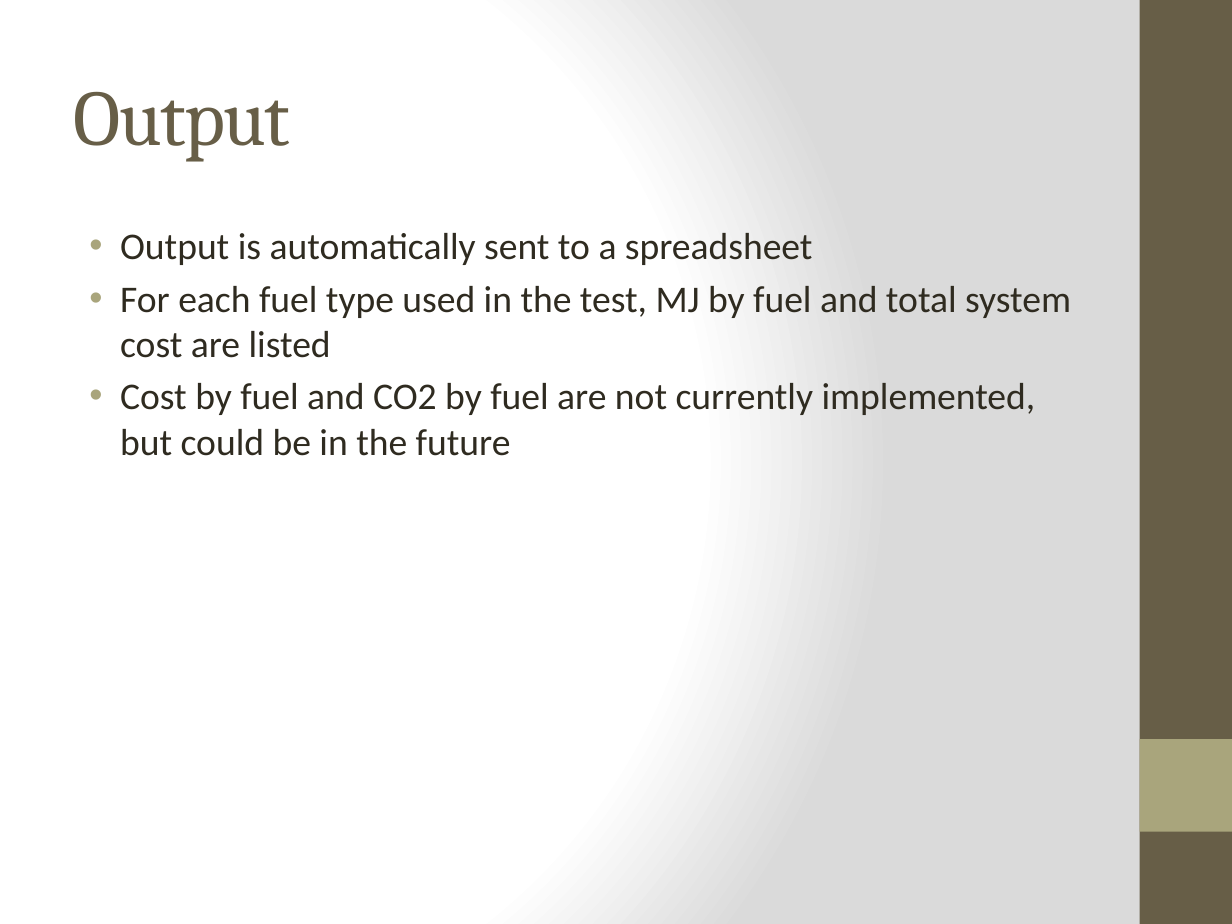
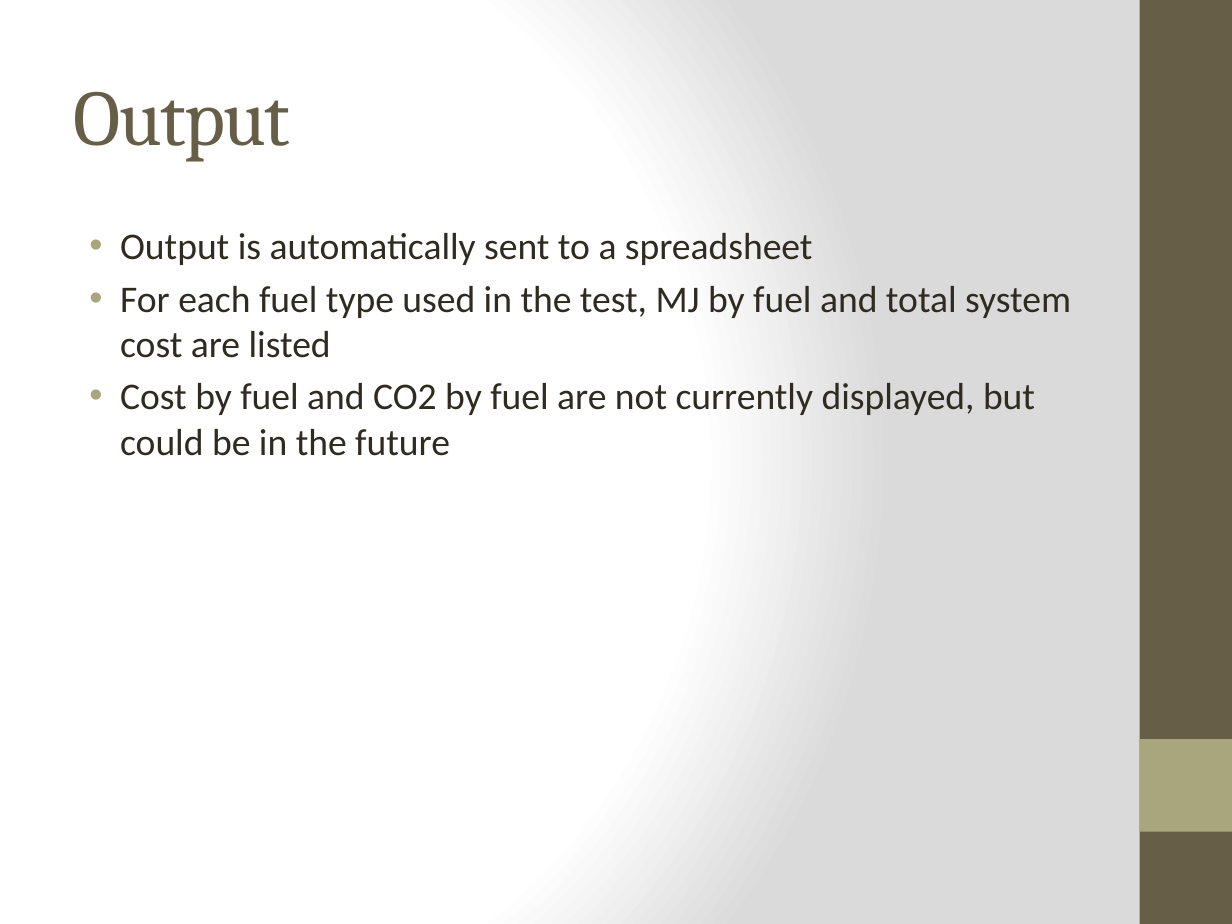
Before and after one commit to jtrobinson57/fscmodel-monte-carlo, a slide deck: slide 6 of fscmodel presentation 130618.pptx. Drawn at 1232x924 pixels with LibreOffice and Linux fonts; fonts in the diff are those of the drawing. Boxes give left, top, right and bottom in pixels: in the first picture for what was removed or moved away, otherwise in the second. Text is boxed around its words. In the diff, an @@ line names an element or a change of style, - is before the commit and + after.

```diff
--- a/fscmodel presentation 130618.pptx
+++ b/fscmodel presentation 130618.pptx
@@ text at (120,383,1035,456): text changed @@
-• Cost by fuel and CO2 by fuel are not currently implemented, but could be in the future
+• Cost by fuel and CO2 by fuel are not currently displayed, but could be in the future
```
Also in this commit, not shown: 4 other slides changed.
